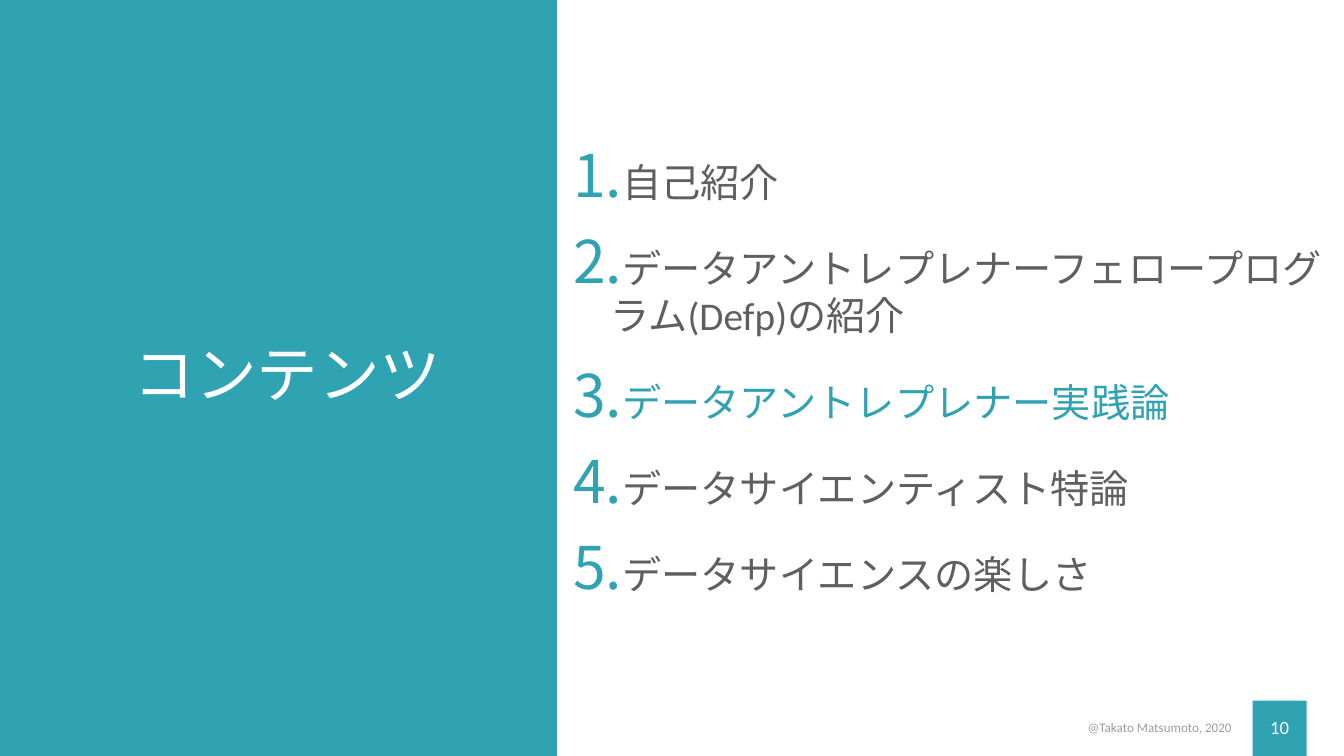
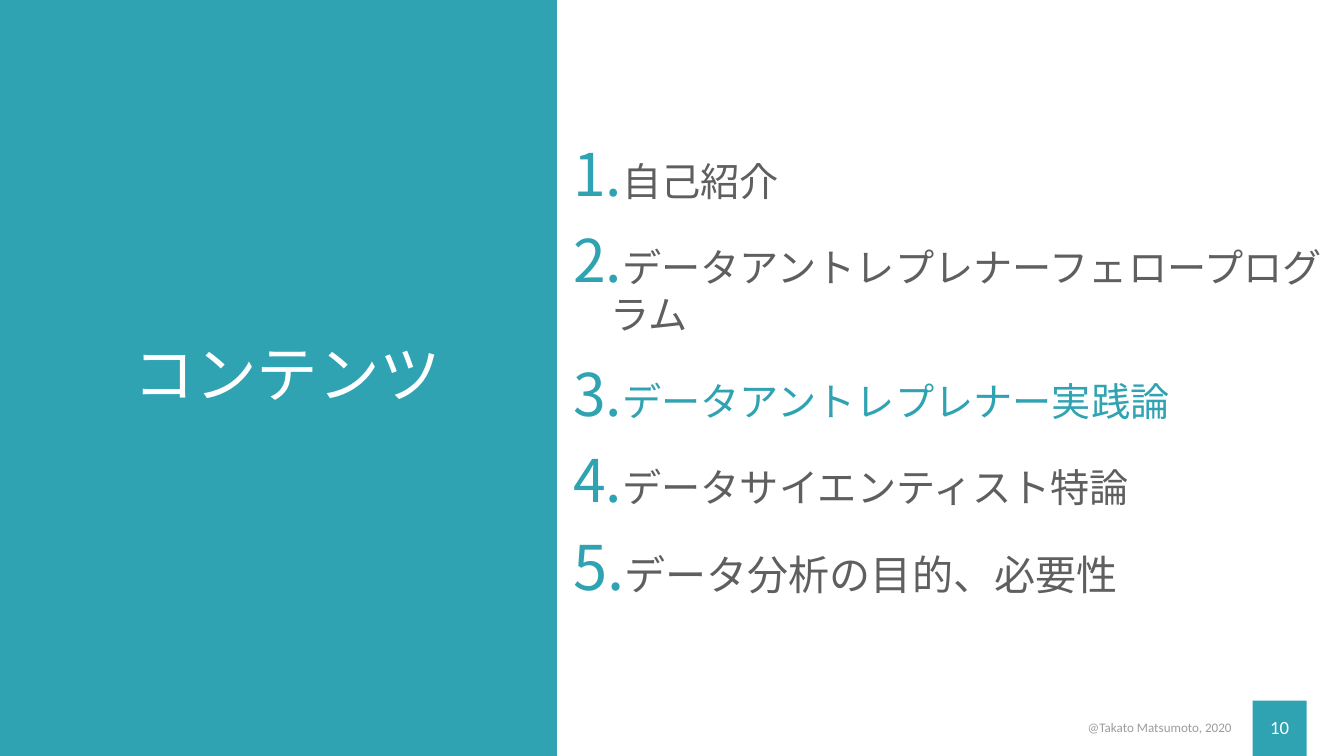
Before and after one commit to TakatoMatsumoto/data_policy_studies, a slide deck: slide 10 of chapter_1/pptx/1_intro.pptx. Drawn at 1344x756 pixels with LibreOffice and Linux fonts; fonts in the diff are those of the drawing. Boxes give left, top, right and bottom in pixels: in the first picture for what was removed or moved away, otherwise in the second. Text is boxed around its words. In the diff, an @@ line names an element or a change of style, - is before the commit and + after.

```diff
--- a/chapter_1/pptx/1_intro.pptx
+++ b/chapter_1/pptx/1_intro.pptx
@@ text at (610,249,1321,331): text changed @@
-2. データアントレプレナーフェロープログラム(Defp)の紹介
+2. データアントレプレナーフェロープログラム
@@ text at (625,555,1118,594): text changed; size 42 to 44 pt @@
-5. データサイエンスの楽しさ
+5. データ分析の目的、必要性
```
Also in this commit, not shown: 8 other slides changed, 3 slides added, 30 other files.
